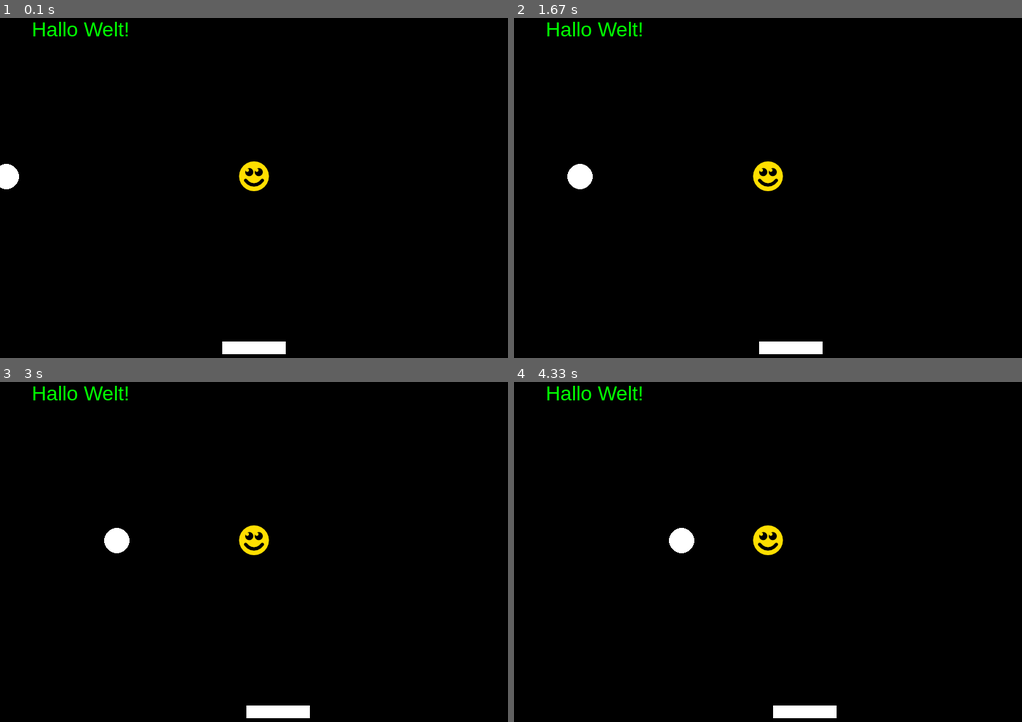
Above: before the commit, frames 1-4 (two rows, left to right).
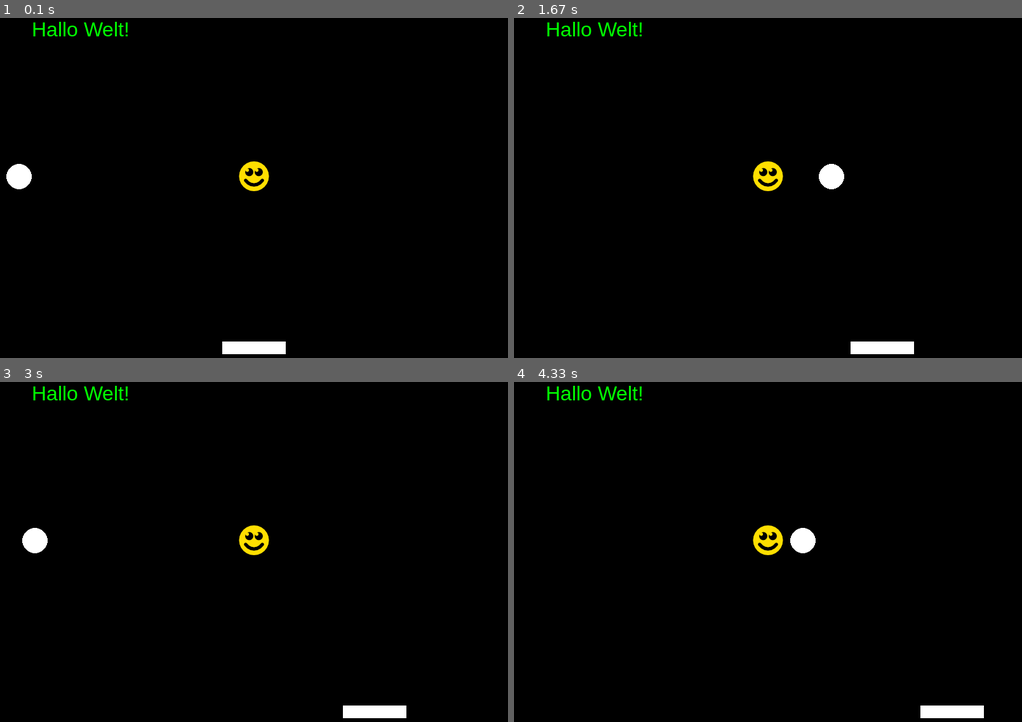
Above: after the commit, the same moments.

Repository: dojofhain/pygame-template
Game: pygame game, started from main.py
The game is run twice, just before and just after one commit, with the same random seed, the same clock (stepped at 60 frames per second) and the same inputs.
Inputs:
- Up to frame 1 (0.1 s): no input
- Up to frame 2 (1.67 s): hold Right 0.33-0.8 s; hold Right 0.83-1.3 s; hold Left from 1.33 s (still down)
- Up to frame 3 (3 s): release Left at 1.87 s; hold Left 1.9-2.3 s; hold Right 2.33-2.97 s
- Up to frame 4 (4.33 s): hold Left 3-3.47 s; hold Right 3.5-3.97 s; hold Right from 4 s (still down)

The runs differ from the first frame. In frame 1, 0.3% of the frame differs, in the area x 0-7%, y 42-51%; in frame 2, 1.5%, in the area x 10-79%, y 42-99%; in frame 3, 1.5%; in frame 4, 1.5%.

Commit message:
Limit game loop update rate to 60 fps

Diff:
--- a/helper/game.py
+++ b/helper/game.py
@@ -43,6 +43,7 @@
             self.screen.fill((0, 0, 0))
             self.update()
             pygame.display.flip()
+            pygame.time.Clock().tick(60)
 
     def __get_font(self, size):
         font = self.fonts.get(size)
--- a/main.py
+++ b/main.py
@@ -12,7 +12,7 @@
 
 # andere Konstanten
 KREIS_RADIUS = 20
-
+SCHRITT_WEITE = 5
 
 class MeinSpiel(Game):
 
@@ -45,7 +45,7 @@
         self.draw_rect(rect=self.rechteck, color=WEISS)
 
         # bewege den Kreis
-        self.kreis_x += 1
+        self.kreis_x += SCHRITT_WEITE
         if self.kreis_x > BREITE + KREIS_RADIUS:
             self.kreis_x = -KREIS_RADIUS
 
@@ -59,10 +59,10 @@
     def keys_pressed(self, keys):
         # Wenn die 'Pfeil nach links'-Taste gedückt wird, bewegen wir das Rechteck nach links
         if keys[pygame.K_LEFT]:
-            self.rechteck.x -= 1
+            self.rechteck.x -= SCHRITT_WEITE
         # Wenn die 'Pfeil nach rechts'-Taste gedückt wird, bewegen wir das Rechteck nach rechts
         elif keys[pygame.K_RIGHT]:
-            self.rechteck.x += 1
+            self.rechteck.x += SCHRITT_WEITE
 
 
 meinSpiel = MeinSpiel()  # das Spiel wird erzeugt
